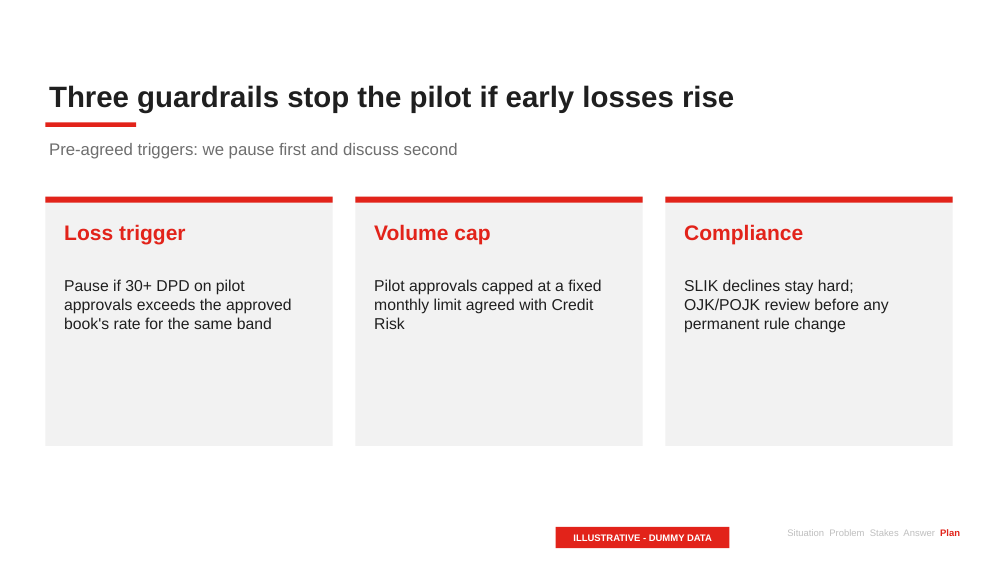
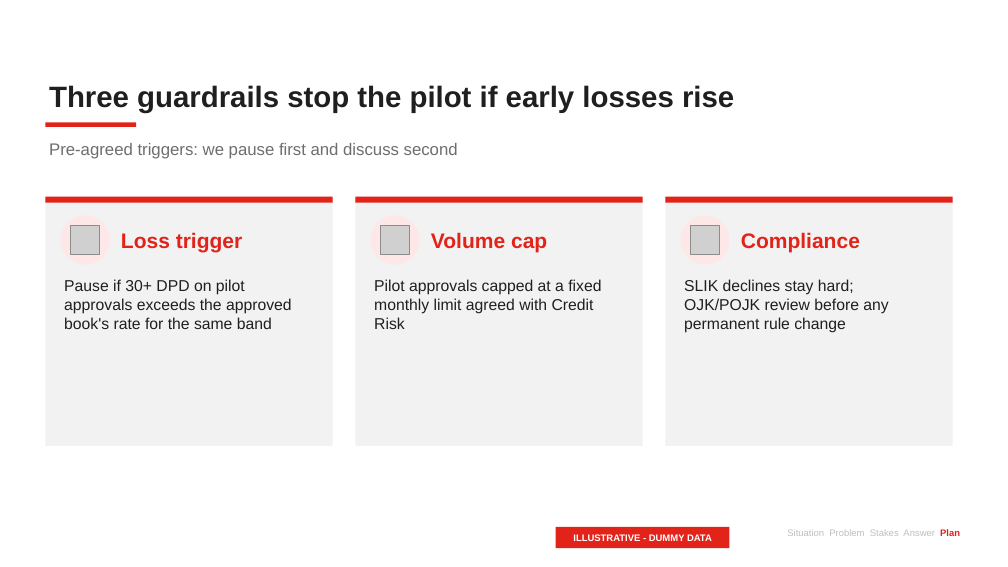
Before and after one commit to Mamel-lop/pstack-loki, a slide deck: slide 15 of decks/ocbc-unsecured-pl/deck.pptx. Drawn at 1008x567 pixels with LibreOffice and Linux fonts; fonts in the diff are those of the drawing; grey boxes stand for pictures. Boxes give left, top, right and bottom in pixels: in the first picture for what was removed or moved away, otherwise in the second. Text is boxed around its words. In the diff, an @@ line names an element or a change of style, - is before the commit and + after.

```diff
--- a/decks/ocbc-unsecured-pl/deck.pptx
+++ b/decks/ocbc-unsecured-pl/deck.pptx
@@ ellipse added at bbox=[60, 216, 110, 265], fill #FDE8E7 @@
@@ picture added at bbox=[70, 225, 100, 255] @@
@@ text "Loss trigger": place and size @@
-text "Loss trigger" at bbox=[64, 224, 186, 244]
+text "Loss trigger" at bbox=[121, 232, 243, 252]
@@ ellipse added at bbox=[371, 216, 420, 265], fill #FDE8E7 @@
@@ picture added at bbox=[380, 225, 410, 255] @@
@@ text "Volume cap": place and size @@
-text "Volume cap" at bbox=[374, 224, 490, 244]
+text "Volume cap" at bbox=[431, 232, 547, 252]
@@ ellipse added at bbox=[681, 216, 730, 265], fill #FDE8E7 @@
@@ picture added at bbox=[690, 225, 720, 255] @@
@@ vertical alignment top to middle in 3 elements at bbox=[121, 232, 243, 252], bbox=[431, 232, 547, 252], bbox=[741, 232, 860, 252] @@
@@ text "Compliance": place and size @@
-text "Compliance" at bbox=[684, 224, 803, 244]
+text "Compliance" at bbox=[741, 232, 860, 252]
```
Also in this commit, not shown: 12 other slides changed, 53 other files.
